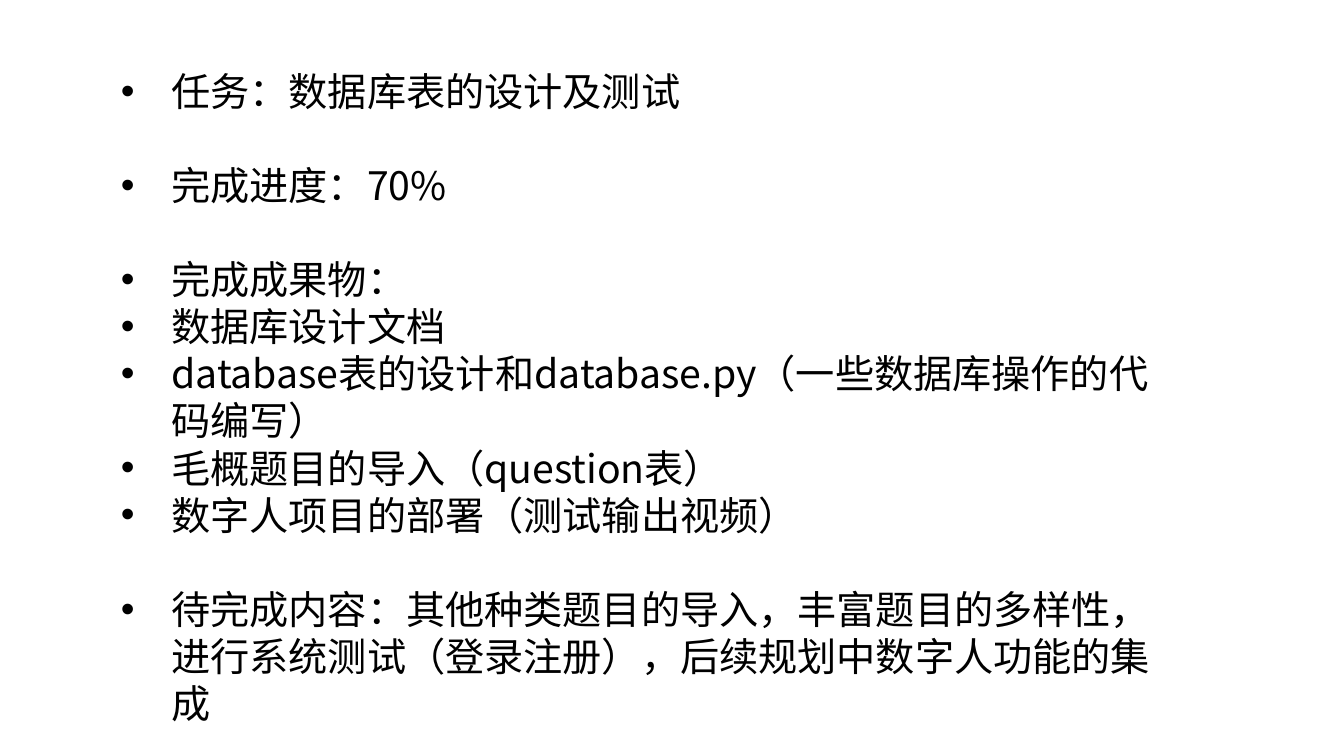
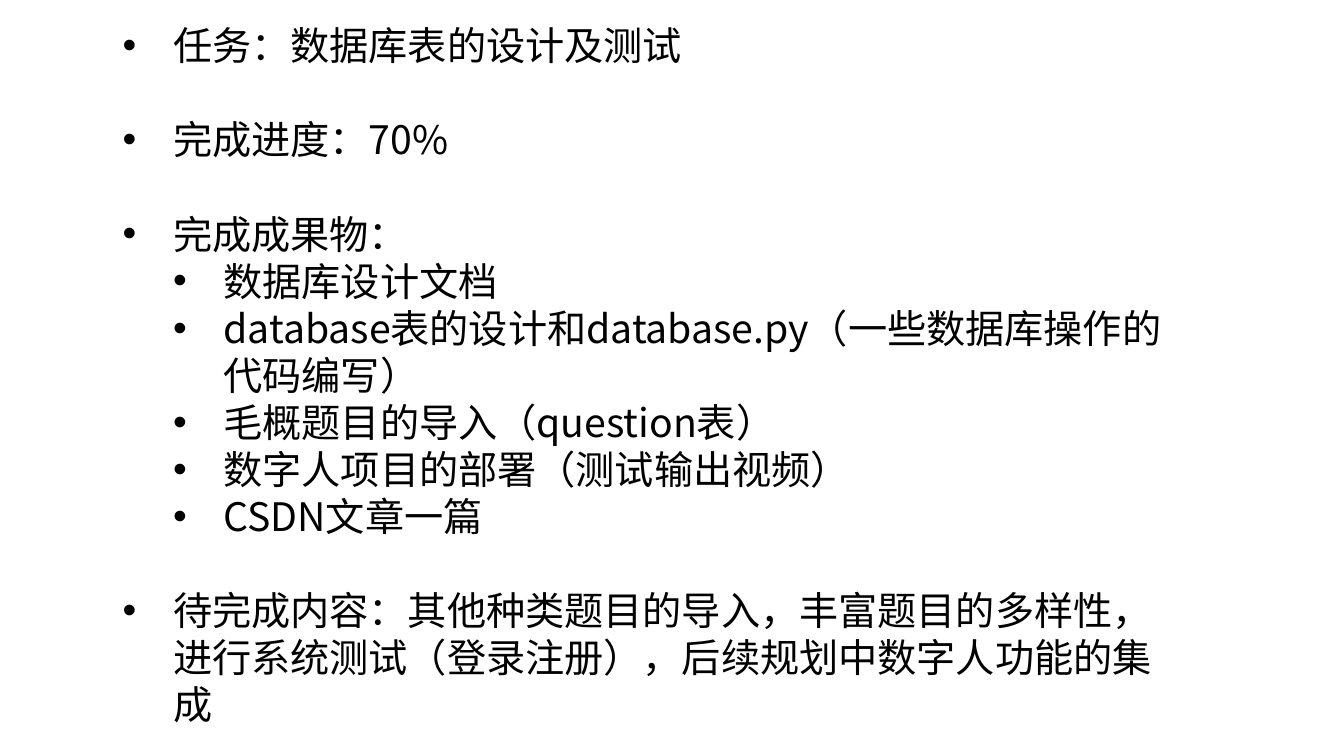
Before and after one commit to C32-SoundTech/SoundTech, a slide deck: slide 2 of docs/yuz/1009汇报.pptx. Drawn at 1344x756 pixels with LibreOffice and Linux fonts; fonts in the diff are those of the drawing. Boxes give left, top, right and bottom in pixels: in the first picture for what was removed or moved away, otherwise in the second. Text is boxed around its words. In the diff, an @@ line names an element or a change of style, - is before the commit and + after.

Commit message:
ppt

```diff
--- a/docs/yuz/1009汇报.pptx
+++ b/docs/yuz/1009汇报.pptx
@@ text "任务：数据库表的设计及测试": place and size @@
-text "任务：数据库表的设计及测试" at [171, 73, 1150, 721]
+text "任务：数据库表的设计及测试" at [173, 27, 1161, 722]
@@ text at [223, 263, 1161, 488]: list level 1 to 2 in "数据库设计文档"; list level 1 to 2 in "database表的设计和database.py（一些数据库操作的代码编写）"; list level 1 to 2 in "毛概题目的导入（question表）"; list level 1 to 2 in "数字人项目的部署（测试输出视频）" @@
@@ text at [223, 497, 482, 534]: paragraph added @@
+  • CSDN文章一篇
```
